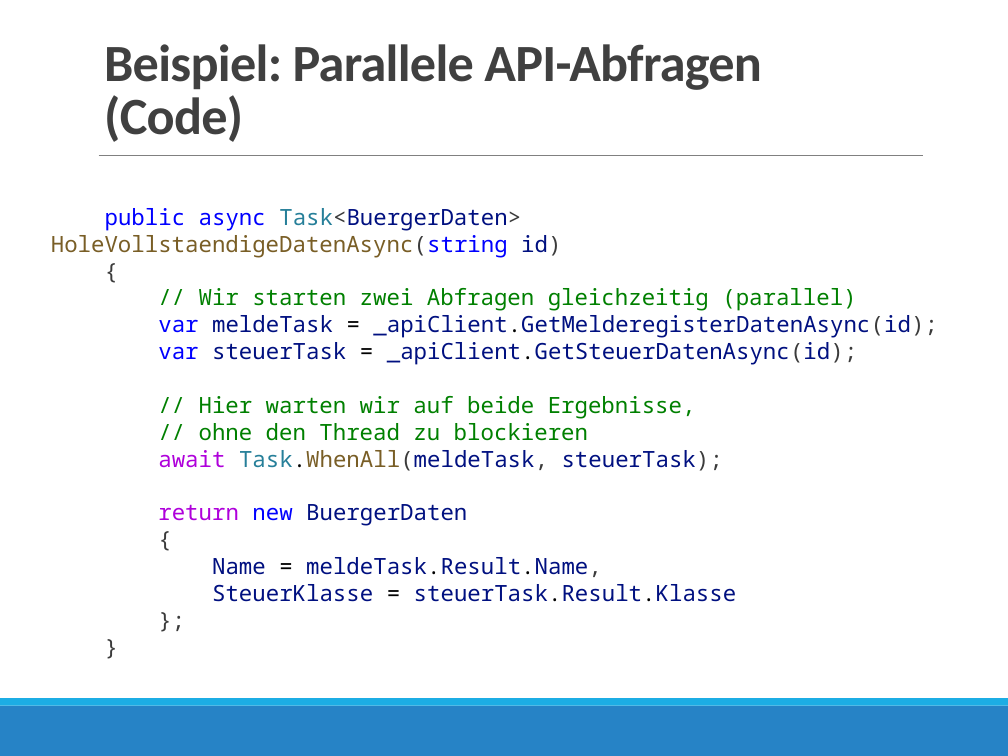
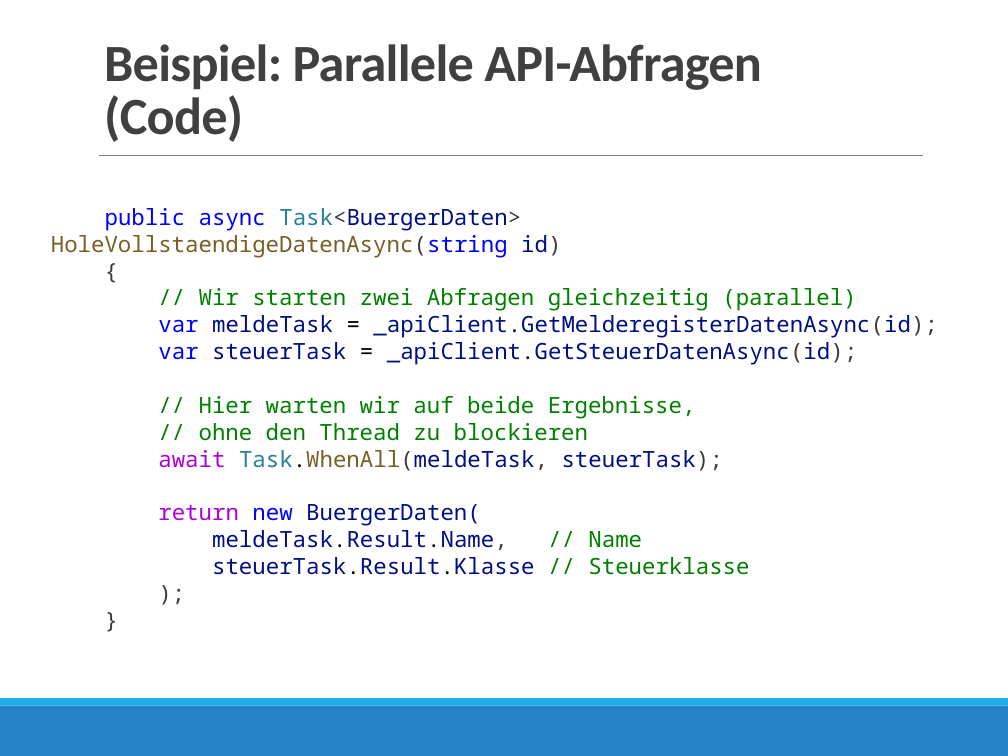
Before and after one commit to borleias/VIB_OOP_Neuplanung, a slide deck: slide 15 of Woche_6_Projektstart/Woche_6_Projektstart_v01.pptx. Drawn at 1008x756 pixels with LibreOffice and Linux fonts; fonts in the diff are those of the drawing. Boxes give left, top, right and bottom in pixels: in the first picture for what was removed or moved away, otherwise in the second. Text is boxed around its words. In the diff, an @@ line names an element or a change of style, - is before the commit and + after.

```diff
--- a/Woche_6_Projektstart/Woche_6_Projektstart_v01.pptx
+++ b/Woche_6_Projektstart/Woche_6_Projektstart_v01.pptx
@@ text at bbox=[158, 504, 749, 575]: text changed @@
-return new BuergerDaten
-{
-Name = meldeTask.Result.Name,
-SteuerKlasse = steuerTask.Result.Klasse
-};
+return new BuergerDaten(
+meldeTask.Result.Name, // Name
+steuerTask.Result.Klasse // Steuerklasse
+);
```
Also in this commit, not shown: 7 other files.
